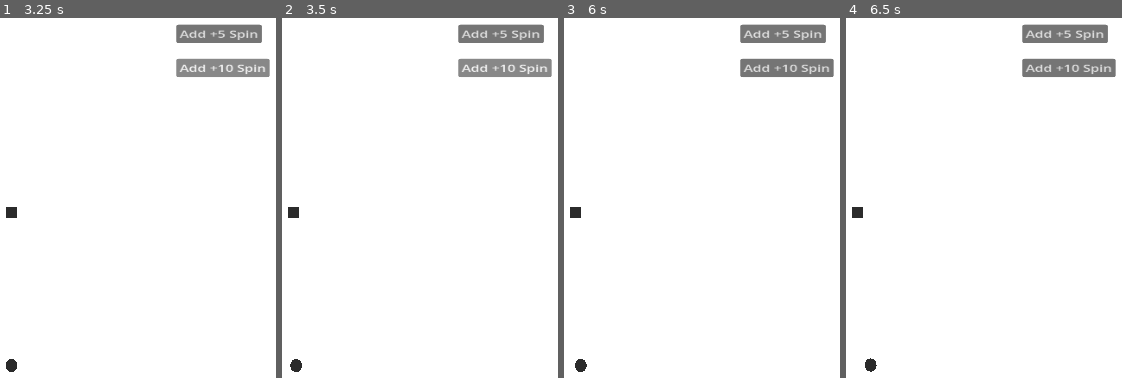
Above: before the commit, frames 1-4 (left to right).
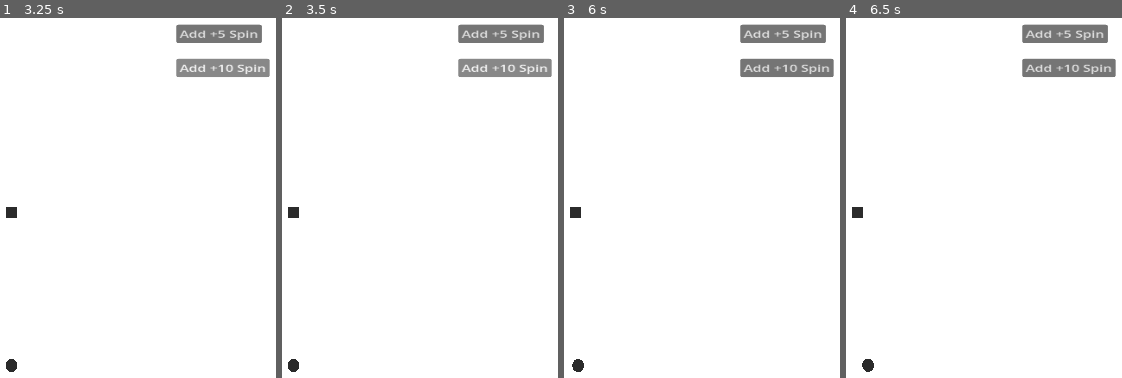
Above: after the commit, the same moments.

Repository: jablonskibrandan/NotSoSeriousGameJam
Game: Godot game, scene res://game.tscn
Same seed, same stepped clock (60 frames per second), same inputs: the game is played once before the commit and once after it.
Inputs (mouse positions are in pixels of both pictures, inside the frame that each line leads up to):
- Up to frame 1 (3.25 s): click "Add +5 Spin" at 0.5 s; click "Add +10 Spin" at 1.25 s; click "Add +5 Spin" at 2 s; click "Add +10 Spin" at 2.75 s
- Up to frame 2 (3.5 s): no input
- Up to frame 3 (6 s): click "Add +5 Spin" at 3.5 s; click "Add +10 Spin" at 4.25 s; tap Enter at 5 s; move the mouse to (outside the picture) at 5.02 s; click (outside the picture) at 5.17 s; tap Space at 5.75 s; drag from (815, 280) to (outside the picture) at 5.77 s
- Up to frame 4 (6.5 s): no input

Frame 1 is identical in both runs. In frame 2, less than 0.1% of the frame differs, in the area x 2-8%, y 94-99%; in frame 3, less than 0.1%; in frame 4, less than 0.1%.

Commit message:
Saving progress

Diff:
--- a/not-so-serious-game-jame/Assets/Scripts/game_manager.gd
+++ b/not-so-serious-game-jame/Assets/Scripts/game_manager.gd
@@ -3,10 +3,15 @@
 extends Node
 class_name GameManager
 
+signal currency_changed(current_currency: int)
+
 const DAYS_IN_YEAR: int = 365
 var current_year_length: int
 var game_jam_days_celebrated: int
 var current_currency: int
+var rotation_count: int
+
+var total_rotations_seen: int = 0
 
 # Called when the node enters the scene tree for the first time.
 func _ready() -> void:
@@ -32,9 +37,15 @@
 func add_to_current_currency(money_to_add: int):
 	current_currency += money_to_add
 
-func try_spend_currency(money_to_lose: int):
-	if((current_currency - money_to_lose) >= 0 ):
-		current_currency -= money_to_lose
-	else:
-	#TODO: Pop up a messaage that says "you ain't got enough money, fool" or something.
-		pass
+func try_spend_currency(amount: int) -> bool:
+	if current_currency < amount:
+		return false
+
+	current_currency -= amount
+	currency_changed.emit(current_currency)
+	return true
+
+func _on_planet_rotation_completed(rotation_amount: int) -> void:
+	total_rotations_seen += rotation_amount
+
+	print("Planet rotated. Total seen by UpgradeManager: ", total_rotations_seen)
--- a/not-so-serious-game-jame/Assets/Scripts/planet_orbit.gd
+++ b/not-so-serious-game-jame/Assets/Scripts/planet_orbit.gd
@@ -1,5 +1,8 @@
 extends Node3D
 class_name PlanetOrbit
+
+signal rotation_completed(total_rotations: int)
+signal unlock_rotation_reached(total_rotations: int)
 
 @export var orbit_center: Node3D
 
@@ -15,8 +18,10 @@
 
 @export_group("Resource/Rewards")
 @export var resources_per_day: int
+
 var day_progress_degrees: float = 0.0
 var is_dragging: bool = false
+
 
 # We have to do this in order to figure out how many degrees of rotation per day we will need
 @onready var orbit_degrees_per_day: float = 360.0 / float(GameManagerObject.DAYS_IN_YEAR)
@@ -35,11 +40,9 @@
 		drag_spin_boost += drag_amount * drag_strength
 		drag_spin_boost = clamp(drag_spin_boost, 0.0, max_drag_spin_boost)
 
+
 # I chose not to use physics because we could get some weird movements. I think it's better for it to move in a predictable way.
 func _process(delta: float) -> void:
-	if orbit_center == null:
-		return
-
 	var current_spin_speed: float = base_spin_degrees_per_second + drag_spin_boost
 	var spin_degrees_this_frame: float = current_spin_speed * delta
 
@@ -58,12 +61,17 @@
 
 	while day_progress_degrees >= 360.0:
 		day_progress_degrees -= 360.0
-		shorten_one_day()
-		GameManagerObject.add_to_current_currency(resources_per_day)
+		complete_rotation()
+
+
+func complete_rotation() -> void:
+	shorten_one_day()
+	GameManagerObject.add_to_current_currency(resources_per_day)
+
+	rotation_completed.emit(1)
 
 
 func shorten_one_day() -> void:
-
 	if orbit_center != null:
 		move_along_orbit(orbit_degrees_per_day)
 
@@ -88,8 +96,9 @@
 		drag_decay * delta
 	)
 
+
 # TODO: Currently buttons just add to the base spin and that's that. But maybe we want to do something different here?
 # This applies the totality of all upgrades to the base spin
-func increase_base_spin_per_second(upgrade_boost: float):
+func increase_base_spin_per_second(upgrade_boost: float) -> void:
 	base_spin_degrees_per_second += upgrade_boost
 	print(base_spin_degrees_per_second)
--- a/not-so-serious-game-jame/Assets/Scripts/update_manager.gd
+++ b/not-so-serious-game-jame/Assets/Scripts/update_manager.gd
@@ -1,17 +1,78 @@
 extends Node
+class_name UpgradeManager
 
-@onready var planet_orbit: PlanetOrbit = $"../Planet" as PlanetOrbit
-
-# Called when the node enters the scene tree for the first time.
-func _ready() -> void:
-	pass # Replace with function body.
+@export var planet_orbit: PlanetOrbit
+@export var upgrade_button_configs: Array[UpgradeButtonConfig] = []
 
 
-# Called every frame. 'delta' is the elapsed time since the previous frame.
-func _process(delta: float) -> void:
-	pass
+func _ready() -> void:
+	if planet_orbit == null:
+		push_error("UpgradeManager needs a PlanetOrbit assigned.")
+		return
+
+	planet_orbit.rotation_completed.connect(_on_planet_rotation_completed)
+
+	for config in upgrade_button_configs:
+		if config == null:
+			continue
+
+		var button := get_node_or_null(config.button_path) as Button
+
+		if button == null:
+			push_warning("Upgrade config has no valid button path.")
+			continue
+
+		button.disabled = true
+		button.text = "Locked"
+		button.pressed.connect(_on_upgrade_button_pressed.bind(config))
 
 
-func _on_speed_up_pressed(increase_value: int, spend_currency: int) -> void:
-	planet_orbit.increase_base_spin_per_second(increase_value)
-	GameManagerObject.try_spend_currency(spend_currency)
+func _on_planet_rotation_completed(total_rotations: int) -> void:
+	for config in upgrade_button_configs:
+		if config == null:
+			continue
+
+		if config.unlocked:
+			continue
+
+		if total_rotations >= config.required_rotations:
+			unlock_upgrade(config)
+
+
+func unlock_upgrade(config: UpgradeButtonConfig) -> void:
+	config.unlocked = true
+
+	var button := get_node_or_null(config.button_path) as Button
+
+	if button == null:
+		return
+
+	button.disabled = false
+	button.text = "Speed +" + str(config.spin_increase_amount)
+
+
+func _on_upgrade_button_pressed(config: UpgradeButtonConfig) -> void:
+	if config == null:
+		return
+
+	if config.purchased:
+		return
+
+	if not config.unlocked:
+		return
+
+	var purchase_successful: bool = GameManagerObject.try_spend_currency(config.currency_cost)
+
+	if purchase_successful == false:
+		print("Not enough currency.")
+		return
+
+	planet_orbit.increase_base_spin_per_second(config.spin_increase_amount)
+
+	config.purchased = true
+
+	var button := get_node_or_null(config.button_path) as Button
+
+	if button != null:
+		button.disabled = true
+		button.text = "Purchased"
--- /dev/null
+++ b/not-so-serious-game-jame/Assets/Scripts/upgrade_button_config.gd
@@ -0,0 +1,11 @@
+extends Resource
+class_name UpgradeButtonConfig
+
+@export var required_rotations: int = 0
+@export var button_path: NodePath
+
+@export var spin_increase_amount: float = 0.0
+@export var currency_cost: int = 0
+
+var unlocked: bool = false
+var purchased: bool = false
Not shown, added: not-so-serious-game-jame/Assets/Scripts/upgrade_button_config.gd.uid
